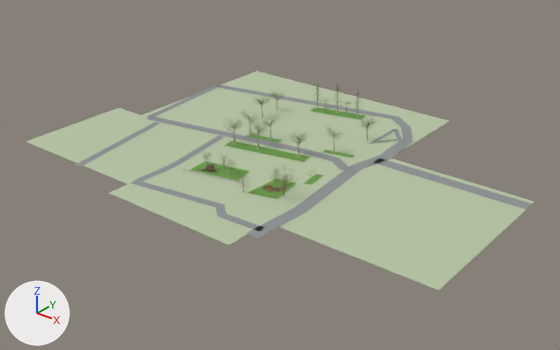
Two versions of the glTF model web/public/map-review/runtime/landscape-medium.glb, one commit apart.
Rendered twice from a 50 mm lens placed at (171.0, -231.5, 122.2), pointed at (4.6, -23.4, -6.8). Lighting does not change. The marker at lower left points along +X, +Y and +Z. The first picture is the older version. Where no turn or scale is listed for an object, it has been applied to the vertices. Vertices at exactly the same position are counted once.

Script lines for the objects in view, before the commit:
```python
me_detail_周边tree叶片0 = bpy.data.meshes.new('detail 周边Tree叶片0')
me_detail_周边tree叶片0.from_pydata(...)  # 14051 vertices, 6797 faces; spans x -0.7..0.7, y -1.0..1.0, z -0.15..0.15
me_detail_周边tree叶片0.materials.append(mat_周边tree叶片0)  # dark green #3c5f2c
me_detail_周边tree叶片1 = bpy.data.meshes.new('detail 周边Tree叶片1')
me_detail_周边tree叶片1.from_pydata(...)  # 26596 vertices, 12812 faces; spans x -0.71..0.71, y -1.0..1.0, z -0.15..0.15
me_detail_周边tree叶片1.materials.append(mat_周边tree叶片1)  # dark green #527935
me_garden_庭院草坪 = bpy.data.meshes.new('garden 庭院草坪')
me_garden_庭院草坪.from_pydata(...)  # 56 vertices, 84 faces; spans x -24.0..24.0, y -43.2..43.2, z -0.1..0.1
me_garden_庭院草坪.materials.append(mat_庭院草坪)  # green #699942
ob_detail_周边tree叶片0 = bpy.data.objects.new('detail 周边Tree叶片0', me_detail_周边tree叶片0)
ob_detail_周边tree叶片0.location = (-0.3, -11.5, 6.7)
ob_detail_周边tree叶片0.scale = (44.5, 44.5, 44.5)
ob_detail_周边tree叶片1 = bpy.data.objects.new('detail 周边Tree叶片1', me_detail_周边tree叶片1)
ob_detail_周边tree叶片1.location = (-0.2, -11.4, 6.7)
ob_detail_周边tree叶片1.scale = (44.7, 44.7, 44.7)
ob_garden_庭院草坪 = bpy.data.objects.new('garden 庭院草坪', me_garden_庭院草坪)
ob_garden_庭院草坪.location = (2.9, -9.1, 0.1)
# also in view: 'detail 沥青道路' at (10.8, -16.6, 0.0); 'detail 周边树干褐灰' at (-0.2, -11.4, 6.5); 'ground 地图绿地' at (4.3, -15.4, -0.1)
```
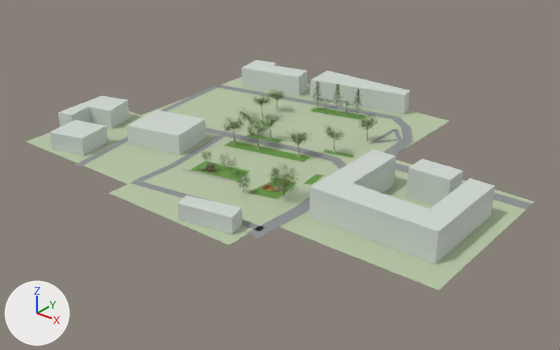
Where the newer file only moved an object's origin or applied its transform, the numbers keep the older frame.

Pixel boxes [x1, y1, x2, y2] of what changed, in the pictures (560 x 350 px; the box of a moved part takes in the faces that stretch with it):
'56 邻楼简模', added: after [309, 149, 495, 264]
'50 邻楼简模', added: after [127, 110, 206, 155]
'45 邻楼简模', added: after [310, 71, 410, 115]
'44 邻楼简模', added: after [242, 60, 307, 96]
'52 邻楼简模', added: after [178, 195, 242, 234]
'47 邻楼简模', added: after [58, 96, 129, 129]
'48 邻楼简模', added: after [50, 120, 108, 155]
'detail 周边Tree叶片1', reshaped, moved, rescaled: before [228, 86, 376, 191]; after [223, 81, 376, 192]
'detail 周边Tree叶片0', moved: before [224, 85, 375, 192]; after [223, 82, 380, 192]
part 1 of me_detail_周边tree叶片1, deleted: before [229, 91, 376, 191]
part 2 of me_detail_周边tree叶片1, moved or reshaped: before [228, 86, 373, 143]; after [223, 81, 376, 155]
part 3 of me_detail_周边tree叶片1, moved or reshaped: before [239, 169, 296, 190]; after [236, 165, 300, 192]

What changed in the scene script:
```text
Change me_detail_周边tree叶片1:
    used by ob_detail_周边tree叶片1; location = (-0.2, -11.4, 6.7); scale = (44.7, 44.7, 44.7)
    remove me_detail_周边tree叶片1.from_pydata(...)  # 26596 vertices, 12812 faces; spans x -0.71..0.71, y -1.0..1.0, z -0.15..0.15
    add me_detail_周边tree叶片1.from_pydata(...)  # 12990 vertices, 6406 faces; spans x -0.71..0.71, y -1.0..1.0, z -0.15..0.15
    me_detail_周边tree叶片1 part 1: 2654 loose pieces with 10040 vertices, spanning x -0.7..0.71, y -0.99..0.99, z -0.15..0.14, are deleted
    me_detail_周边tree叶片1 part 2: 1724 vertices moved within x -0.68..0.56, y -0.37..0.98, z -0.15..0.15; 6454 vertices removed from x -0.71..0.57, y -0.37..1.0, z -0.15..0.15; 3527 vertices added at x -0.71..0.57, y -0.38..0.99, z -0.15..0.15
    me_detail_周边tree叶片1 part 3: 504 vertices moved within x 0.24..0.69, y -0.99..-0.37, z -0.15..0.1; 1706 vertices removed from x 0.23..0.7, y -1.0..-0.37, z -0.15..0.11; 1067 vertices added at x 0.22..0.71, y -1.0..-0.42, z -0.15..0.11
    other edits to the shape of me_detail_周边tree叶片1 do not show in these pictures
Add me_52_邻楼简模:
    me_52_邻楼简模.from_pydata([(-8.9, -5.3, -3.0), (-10.8, 0.5, -3.0), (8.9, 5.3, -3.0), (10.8, -1.4, -3.0), (-10.8, 0.5, 3.0), (-8.9, -5.3, 3.0), (10.8, -1.4, 3.0), (8.9, 5.3, 3.0)], [], [(0, 1, 2), (0, 2, 3), (4, 5, 6), (4, 6, 7), (1, 4, 7), (1, 7, 2), (2, 7, 6), (2, 6, 3), (3, 6, 5), (3, 5, 0), (0, 5, 4), (0, 4, 1)])
    me_52_邻楼简模.materials.append(mat_邻楼简模)  # light grey #d0d8d1
Add me_50_邻楼简模:
    me_50_邻楼简模.from_pydata([(-9.8, -12.0, -4.0), (-13.2, 6.7, -4.0), (9.4, 12.0, -4.0), (13.2, -6.7, -4.0), (-13.2, 6.7, 4.0), (-9.8, -12.0, 4.0), (13.2, -6.7, 4.0), (9.4, 12.0, 4.0)], [], [(0, 1, 2), (0, 2, 3), (4, 5, 6), (4, 6, 7), (1, 4, 7), (1, 7, 2), (2, 7, 6), (2, 6, 3), (3, 6, 5), (3, 5, 0), (0, 5, 4), (0, 4, 1)])
    me_50_邻楼简模.materials.append(mat_邻楼简模)  # light grey #d0d8d1
Add me_48_邻楼简模:
    me_48_邻楼简模.from_pydata([(-5.8, -8.9, -3.5), (-8.6, 5.5, -3.5), (6.2, 8.9, -3.5), (8.6, -5.0, -3.5), (-8.6, 5.5, 3.5), (-5.8, -8.9, 3.5), (8.6, -5.0, 3.5), (6.2, 8.9, 3.5)], [], [(0, 1, 2), (0, 2, 3), (4, 5, 6), (4, 6, 7), (1, 4, 7), (1, 7, 2), (2, 7, 6), (2, 6, 3), (3, 6, 5), (3, 5, 0), (0, 5, 4), (0, 4, 1)])
    me_48_邻楼简模.materials.append(mat_邻楼简模)  # light grey #d0d8d1
Add me_45_邻楼简模:
    me_45_邻楼简模.from_pydata([(-20.6, -7.7, -4.5), (-22.6, 7.7, -4.5), (21.1, 7.7, -4.5), (22.6, 1.4, -4.5), (-22.6, 7.7, 4.5), (-20.6, -7.7, 4.5), (22.6, 1.4, 4.5), (21.1, 7.7, 4.5)], [], [(0, 1, 2), (0, 2, 3), (4, 5, 6), (4, 6, 7), (1, 4, 7), (1, 7, 2), (2, 7, 6), (2, 6, 3), (3, 6, 5), (3, 5, 0), (0, 5, 4), (0, 4, 1)])
    me_45_邻楼简模.materials.append(mat_邻楼简模)  # light grey #d0d8d1
Change ob_detail_周边tree叶片0:
    ob_detail_周边tree叶片0.location: (-0.3, -11.5, 6.7) -> (-0.4, -11.5, 6.7)
Change ob_detail_周边tree叶片1:
    ob_detail_周边tree叶片1.location: (-0.2, -11.4, 6.7) -> (-0.2, -11.3, 6.8)
    ob_detail_周边tree叶片1.scale: (44.7, 44.7, 44.7) -> (44.9, 44.9, 44.9)
Add ob_56_邻楼简模:
    ob_56_邻楼简模 = bpy.data.objects.new('56 邻楼简模', me_56_邻楼简模)  # 28 vertices, 48 faces; spans x -22.8..22.8, y -20.6..20.6, z -5.5..5.5; in mat_邻楼简模 (light grey #d0d8d1)
    ob_56_邻楼简模.location = (63.1, -32.2, 5.5)
Add ob_52_邻楼简模:
    ob_52_邻楼简模 = bpy.data.objects.new('52 邻楼简模', me_52_邻楼简模)
    ob_52_邻楼简模.location = (17.5, -75.4, 3.0)
Add ob_50_邻楼简模:
    ob_50_邻楼简模 = bpy.data.objects.new('50 邻楼简模', me_50_邻楼简模)
    ob_50_邻楼简模.location = (-40.6, -37.9, 4.0)
Add ob_48_邻楼简模:
    ob_48_邻楼简模 = bpy.data.objects.new('48 邻楼简模', me_48_邻楼简模)
    ob_48_邻楼简模.location = (-64.3, -62.6, 3.5)
Add ob_47_邻楼简模:
    ob_47_邻楼简模 = bpy.data.objects.new('47 邻楼简模', me_47_邻楼简模)  # 12 vertices, 20 faces; spans x -8.4..8.4, y -13.7..13.7, z -4.0..4.0; in mat_邻楼简模 (light grey #d0d8d1)
    ob_47_邻楼简模.location = (-76.1, -44.4, 4.0)
Add ob_45_邻楼简模:
    ob_45_邻楼简模 = bpy.data.objects.new('45 邻楼简模', me_45_邻楼简模)
    ob_45_邻楼简模.location = (-4.8, 43.7, 4.5)
Add ob_44_邻楼简模:
    ob_44_邻楼简模 = bpy.data.objects.new('44 邻楼简模', me_44_邻楼简模)  # 12 vertices, 20 faces; spans x -15.8..15.8, y -7.9..7.9, z -4.5..4.5; in mat_邻楼简模 (light grey #d0d8d1)
    ob_44_邻楼简模.location = (-47.5, 37.7, 4.5)
```
